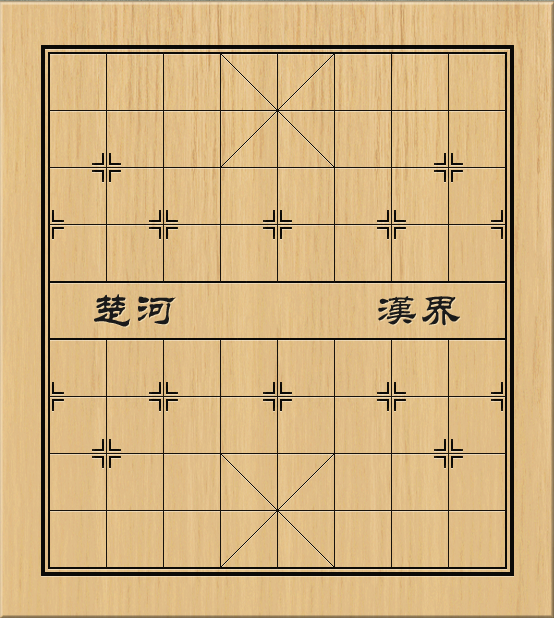
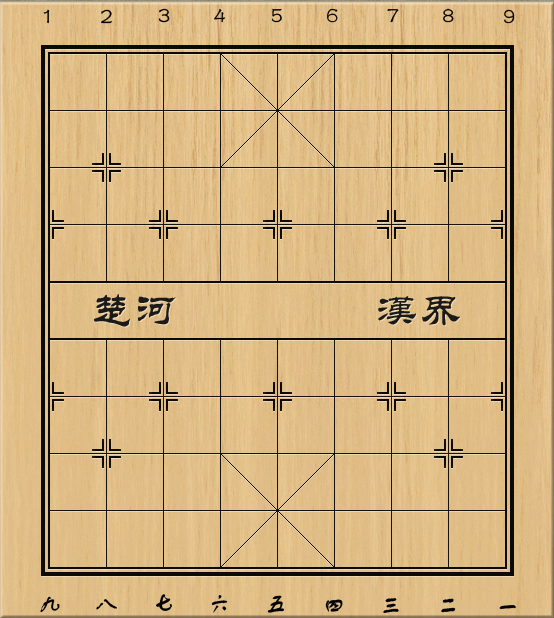
Two versions of the same layered image (554x618). Layer-by-layer changes:
added layer "9" above "8" over [504, 9, 515, 24]
added layer "8" above "7" over [443, 8, 454, 23]
added layer "7" above "6" over [387, 8, 399, 23]
added layer "6" above "5" over [327, 8, 338, 23]
added layer "5" above "4" over [271, 8, 282, 23]
added layer "4" above "3" over [214, 8, 226, 23]
added layer "3" above "2" over [158, 8, 170, 23]
added layer "2" above "九" over [101, 9, 112, 24]
added layer "九" above "八" over [40, 596, 60, 612]
added layer "八" above "七" over [96, 599, 117, 610]
added layer "七" above "六" over [156, 594, 172, 611]
added layer "六" above "五" over [211, 595, 228, 613]
added layer "五" above "四" over [267, 595, 285, 613]
added layer "四" above "三" over [325, 599, 343, 612]
added layer "三" above "二" over [383, 598, 399, 613]
added layer "二" above "一" over [441, 598, 456, 613]
added layer "一" above "1" over [499, 605, 516, 610]
added layer "1" above "图层 1" over [43, 9, 50, 24]
